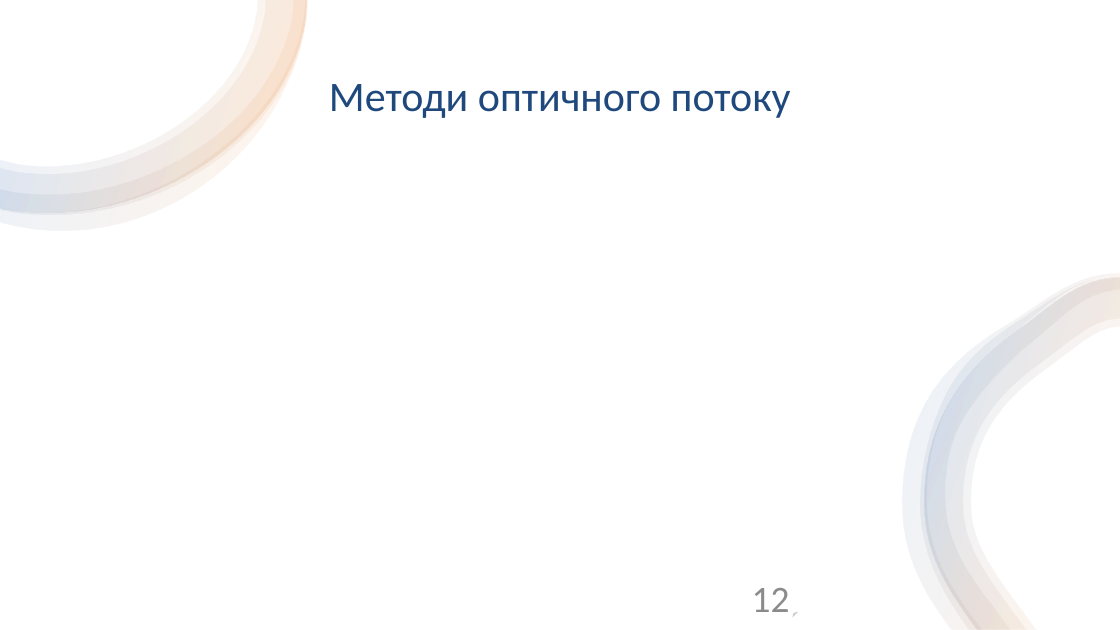
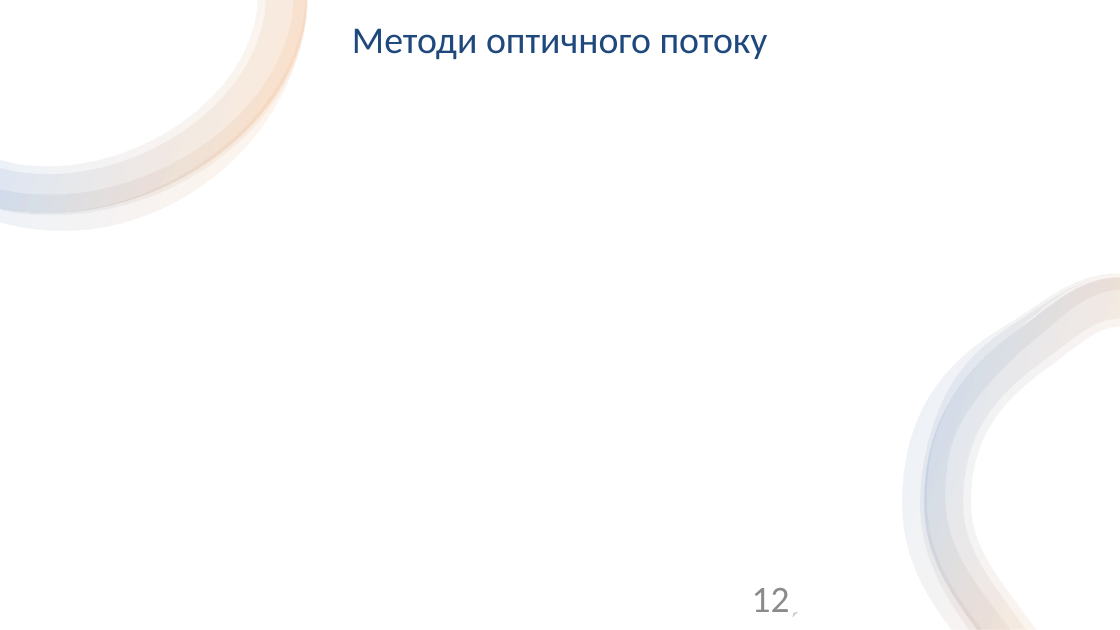
Before and after one commit to ly0wenka/dis_f, a slide deck: slide 12 of dissertation_Kondratov_slides.pptx. Drawn at 1120x630 pixels with LibreOffice and Linux fonts; fonts in the diff are those of the drawing; grey boxes stand for pictures. Boxes give left, top, right and bottom in pixels: in the first picture for what was removed or moved away, otherwise in the second. Text is boxed around its words. In the diff, an @@ line names an element or a change of style, - is before the commit and + after.

```diff
--- a/dissertation_Kondratov_slides.pptx
+++ b/dissertation_Kondratov_slides.pptx
@@ title "Методи оптичного потоку" at [352, 28, 768, 60]: size 36 to 32.4 pt @@
```
Also in this commit, not shown: 9 other slides changed.
